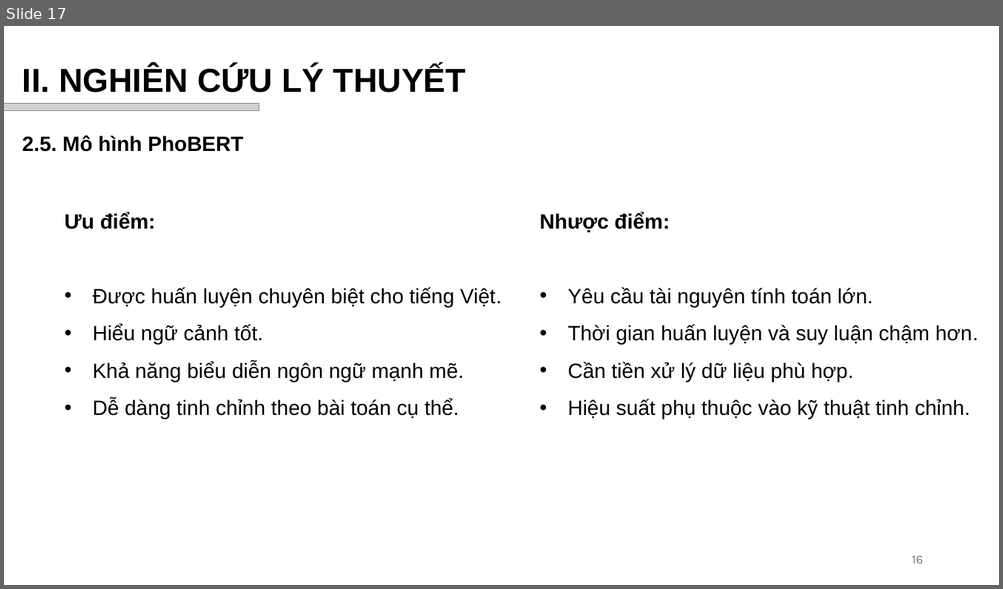
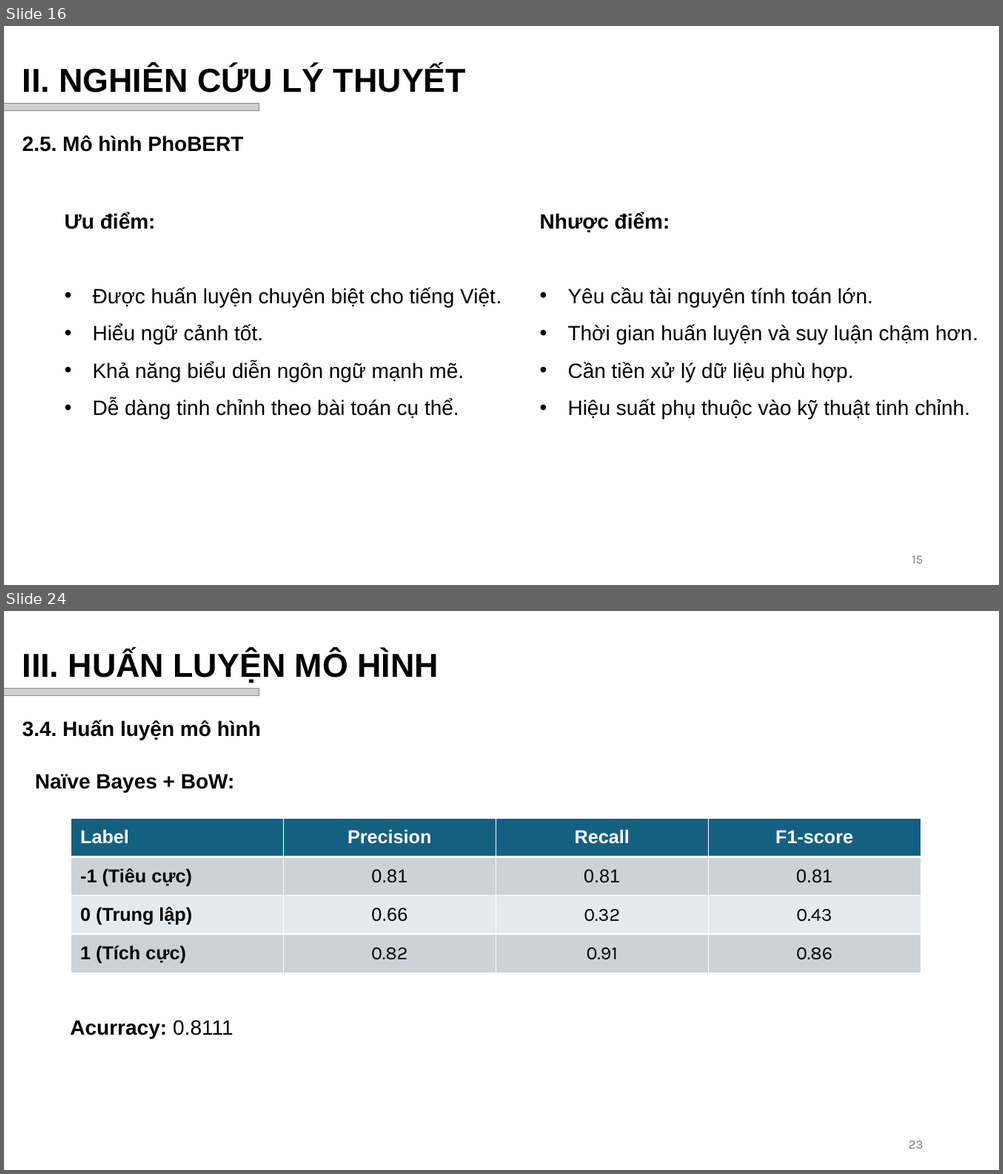
Before and after one commit to vhiepp/tn-da21ttb-110121209-duongvanhiep-sentiment-analysis, a slide deck: docs/pptx/Dương Văn Hiệp_110121209_DA21TTB.pptx. Shown one above the other, each under a label of ours: slide 17 before the commit, slides 16 and 24 after it; the slides between them are not shown. The pictures are 1003x589 and 1003x1174 pixels, drawn with LibreOffice and Linux fonts; fonts in the diff are those of the drawing; grey boxes stand for pictures; background and template pictures are left out. Boxes give left, top, right and bottom in pixels: in the first picture for what was removed or moved away, otherwise in the second. Text is boxed around its words. In the diff, an @@ line names an element or a change of style, - is before the commit and + after.

```diff
--- a/docs/pptx/Dương Văn Hiệp_110121209_DA21TTB.pptx
+++ b/docs/pptx/Dương Văn Hiệp_110121209_DA21TTB.pptx
@@ slide 24 added at (x1=4, y1=611, x2=999, y2=1170), background #FFFFFF @@
@@ text added at (x1=22, y1=651, x2=439, y2=683), 32 pt, text #000000, bold @@
+III. HUẤN LUYỆN MÔ HÌNH
@@ picture added at (x1=4, y1=689, x2=259, y2=696) @@
@@ text added at (x1=22, y1=720, x2=261, y2=740), 20 pt, text #000000, bold @@
+3.4. Huấn luyện mô hình
@@ text added at (x1=35, y1=774, x2=235, y2=792), 20 pt, text #000000, bold @@
+Naïve Bayes + BoW:
@@ table added at (x1=71, y1=818, x2=922, y2=974), 4 rows, 4 columns @@
+Label | Precision | Recall | F1-score
+-1 (Tiêu cực) | 0.81 | 0.81 | 0.81
+0 (Trung lập) | 0.66 | 0.32 | 0.43
+1 (Tích cực) | 0.82 | 0.91 | 0.86
@@ text added at (x1=70, y1=1020, x2=233, y2=1039), 20 pt, text #000000, bold @@
+Acurracy: 0.8111
@@ page number added at (x1=908, y1=1141, x2=923, y2=1149), 12 pt, text #797979 @@
+23
@@ what was slide 17 is now slide 16 @@
@@ page number at (x1=911, y1=556, x2=922, y2=564): text changed @@
-16
+15
```
Also in this commit, not shown: 2 slides changed, 17 other slides added, 1 slide removed, 1 other file.
